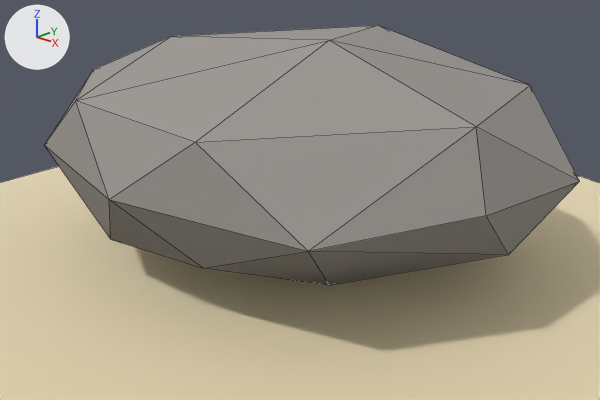
An edit to the Blender file tools/mcp/blender-mcp/15-Recursos/veta_hierro_lowpoly_baja.blend, drawn before and after from the same camera.
Camera for both pictures: the file's camera 'CAM_VetaHierro'. Every picture has the same lights, and +X, +Y and +Z are marked at upper left. The first picture is the older version. Mesh edges are drawn as thin lines.

The first picture shows 'Base_Arena', 'SM_Veta_M_Roca_Hierro'.
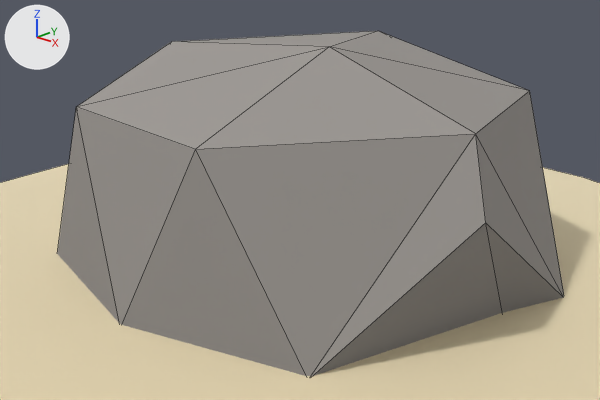
Location of each change, [x1, y1, x2, y2] in pixels of the pictures (600 x 400 px; the box of a moved part takes in the faces that stretch with it):
'SM_Veta_M_Roca_Hierro', reshaped, moved (33% taller): before [45, 25, 580, 285]; after [57, 31, 564, 376]
part 1 of me_sm_veta_m_roca_hierro_001, moved or reshaped: before [45, 36, 580, 285]; after [57, 91, 564, 376]

Edits to the bpy script that builds the scene:
```text
Change me_sm_veta_m_roca_hierro_001:
    where me_sm_veta_m_roca_hierro_001.from_pydata(...)  # 30 vertices, 56 faces; spans x -1.26..1.25, y -1.11..1.12, z 0.05..1.13
    used by ob_sm_veta_m_roca_hierro; location = (0.0, 0.0, 0.017)
    me_sm_veta_m_roca_hierro_001 part 1: 20 of the vertices in x -1.26..1.25, y -1.11..1.12, z 0.11..0.92 are scaled about their middle by (1, 1, 0), then moved by (0.0, 0.0, -0.46)
Change ob_sm_veta_m_roca_hierro:
    ob_sm_veta_m_roca_hierro.location: (0.0, 0.0, 0.017) -> (0.0, 0.0, -0.008)
```
